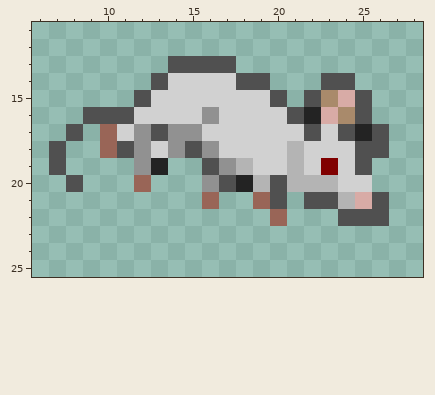
Edited in one commit: pixel-art sprite (Resources/Textures/Mobs/Animals/mouse.rsi/dead-0.png). The first picture shows the starting point.
The file is 32x32 pixels. Colours within 5 levels of each other are drawn and written as one. Shown: x 6..28, y 11..25.
Now the later version:
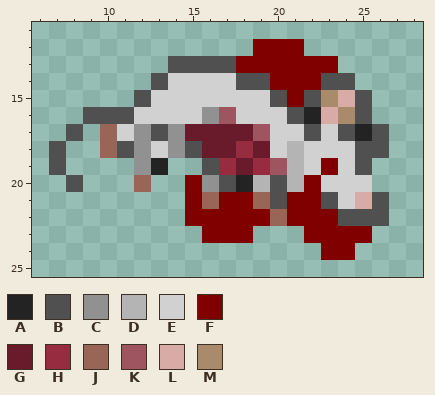
Palette (. is transparent): A #232323  B #505050  C #919191  D #b4b4b4  E #d1d1d1  F #800000  G #691b2b  H #972c41  J #996557  K #9e5560  L #d8aba6  M #a98a6b
From old to new:
@@ x 13..27 @@
 11 ...............
-12 ...............
-13 .BBBB..........
-14 BEEEEBB...BB...
-15 EEEEEEEB.BMLB..
-16 EEECEEEEBALMB..
-17 BCCEEEEEEBEBAB.
-18 ECBCEEEEDEEEBB.
-19 A..BCDEEDEFEB..
-20 ...CBADBDDDEE..
-21 ...J..JB.BBDLB.
-22 .......J...BBB.
-23 ...............
-24 ...............
+12 ......FFF......
+13 .BBBBFFFFFF....
+14 BEEEEBBFFFBB...
+15 EEEEEEEBFBMLB..
+16 EEECKEEEBALMB..
+17 BCGGGGKEEBEBAB.
+18 ECBGGHGEDEEEBB.
+19 A..BHGHKDEFEB..
+20 ..FCBADBDFEEE..
+21 ..FJFFJBFFBELB.
+22 ..FFFFFJFFFBBB.
+23 ...FFF...FFFF..
+24 ..........FF...
 25 ...............
Changed places in both pictures, as pixel boxes (x1, y1, x2, y2):
changed: (185, 39, 372, 260)
